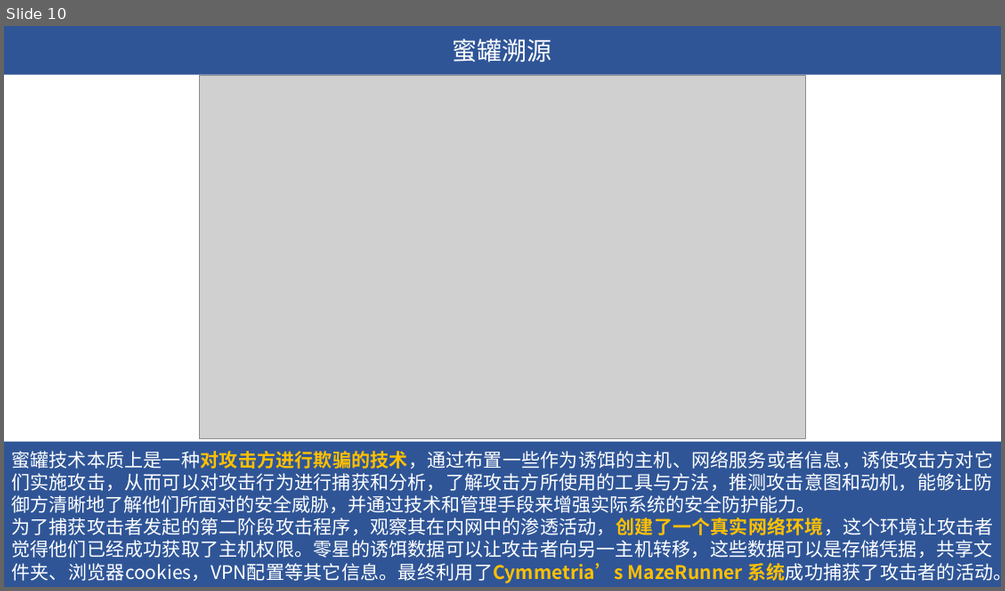
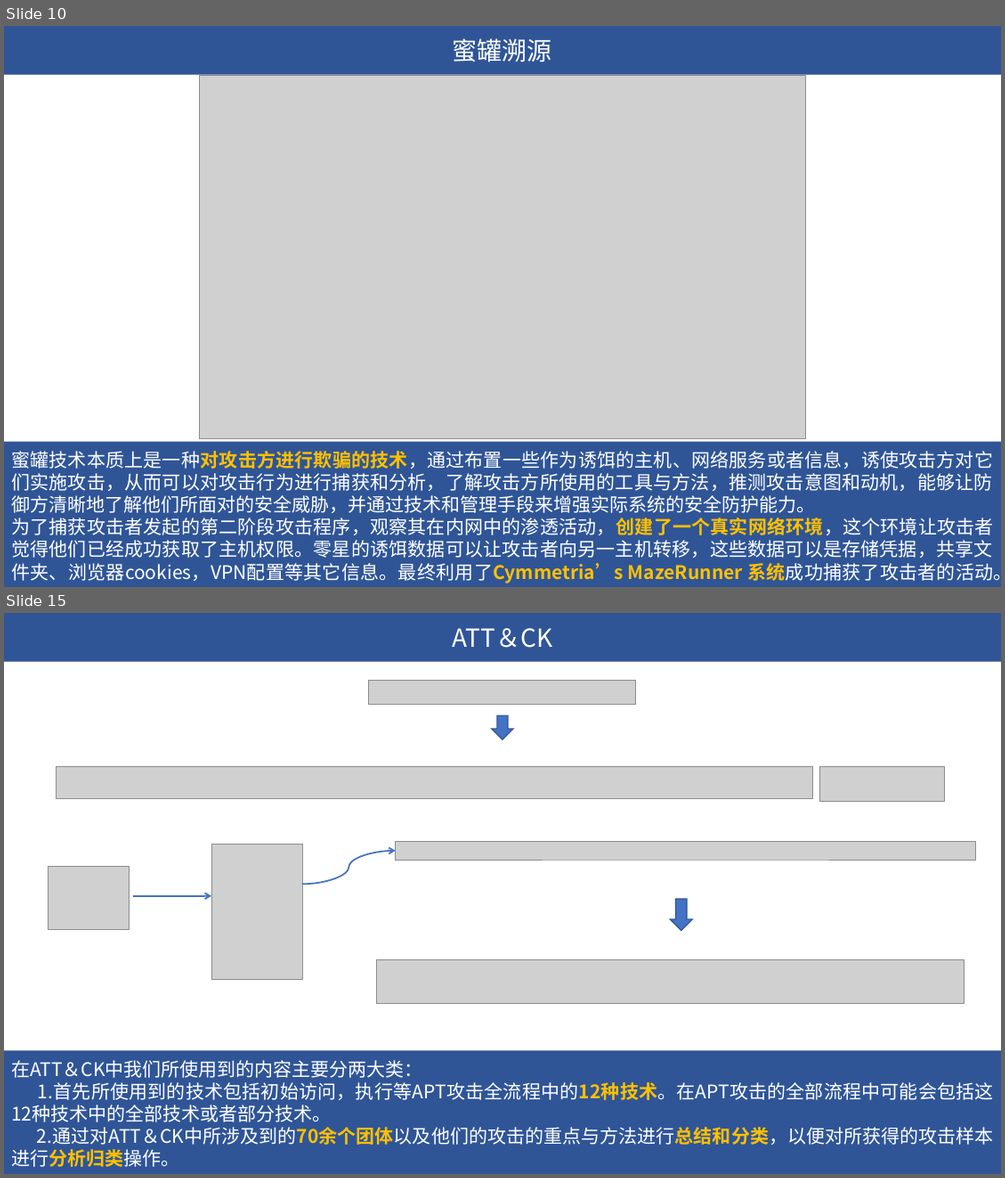
Before and after one commit to Information-security-group/Project-materials, a slide deck: APT项目/进度汇报/APT复现汇报PPT.pptx. Shown one above the other, each under a label of ours: slide 10 before the commit, slides 10 and 15 after it; the slides between them are not shown. The pictures are 1005x591 and 1005x1178 pixels, drawn with LibreOffice and Linux fonts; fonts in the diff are those of the drawing; grey boxes stand for pictures. Boxes give left, top, right and bottom in pixels: in the first picture for what was removed or moved away, otherwise in the second. Text is boxed around its words. In the diff, an @@ line names an element or a change of style, - is before the commit and + after.

```diff
--- a/APT项目/进度汇报/APT复现汇报PPT.pptx
+++ b/APT项目/进度汇报/APT复现汇报PPT.pptx
@@ slide 15 added at (4, 613, 1001, 1174), background #FFFFFF @@
@@ rectangle added at (4, 613, 1001, 662), fill #2F5597, 24 pt, text #FFFFFF @@
+ATT＆CK
@@ picture added at (369, 681, 636, 705) @@
@@ down arrow added at (492, 715, 513, 739), fill #4472C4, outline #325491 1 pt @@
@@ picture added at (57, 767, 812, 798) @@
@@ picture added at (820, 767, 944, 802) @@
@@ picture added at (211, 844, 303, 981) @@
@@ curved arrow added from (302, 884) to (395, 851), #4472C4 1.5 pt @@
@@ picture added at (395, 842, 975, 860) @@
@@ picture added at (48, 867, 128, 929) @@
@@ arrow added from (133, 896) to (211, 896), #4472C4 1.5 pt @@
@@ down arrow added at (671, 899, 693, 930), fill #4472C4, outline #325491 1 pt @@
@@ picture added at (376, 959, 964, 1004) @@
@@ rectangle added at (4, 1051, 1001, 1174), fill #2F5597, 18 pt, text #FFFFFF @@
+在ATT＆CK中我们所使用到的内容主要分两大类：
+1.首先所使用到的技术包括初始访问，执行等APT攻击全流程中的12种技术。在APT攻击的全部流程中可能会包括这12种技术中的全部技术或者部分技术。
+2.通过对ATT＆CK中所涉及到的70余个团体以及他们的攻击的重点与方法进行总结和分类，以便对所获得的攻击样本进行分析归类操作。
```
Also in this commit, not shown: 4 other slides added, 1 other file.
